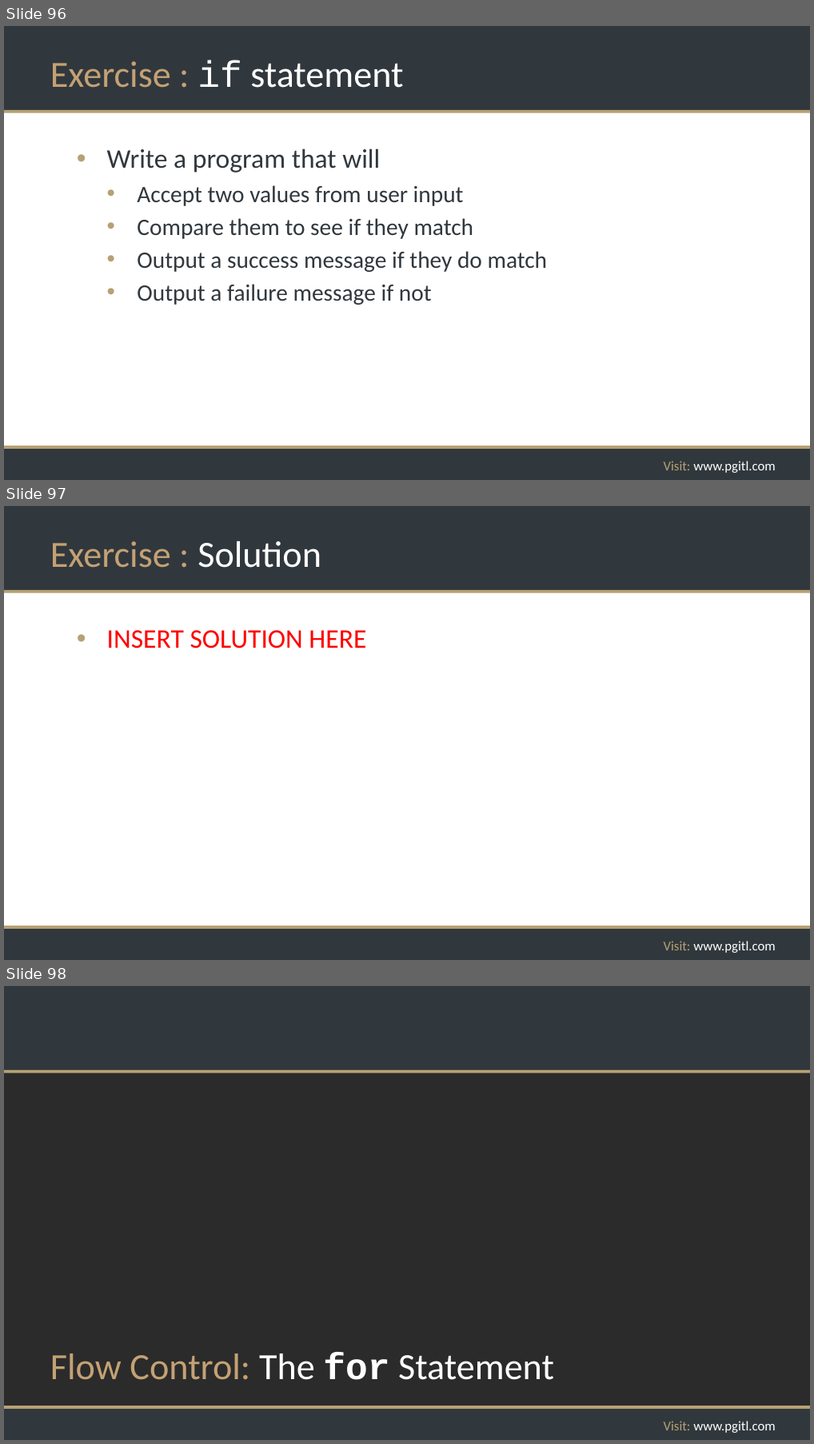
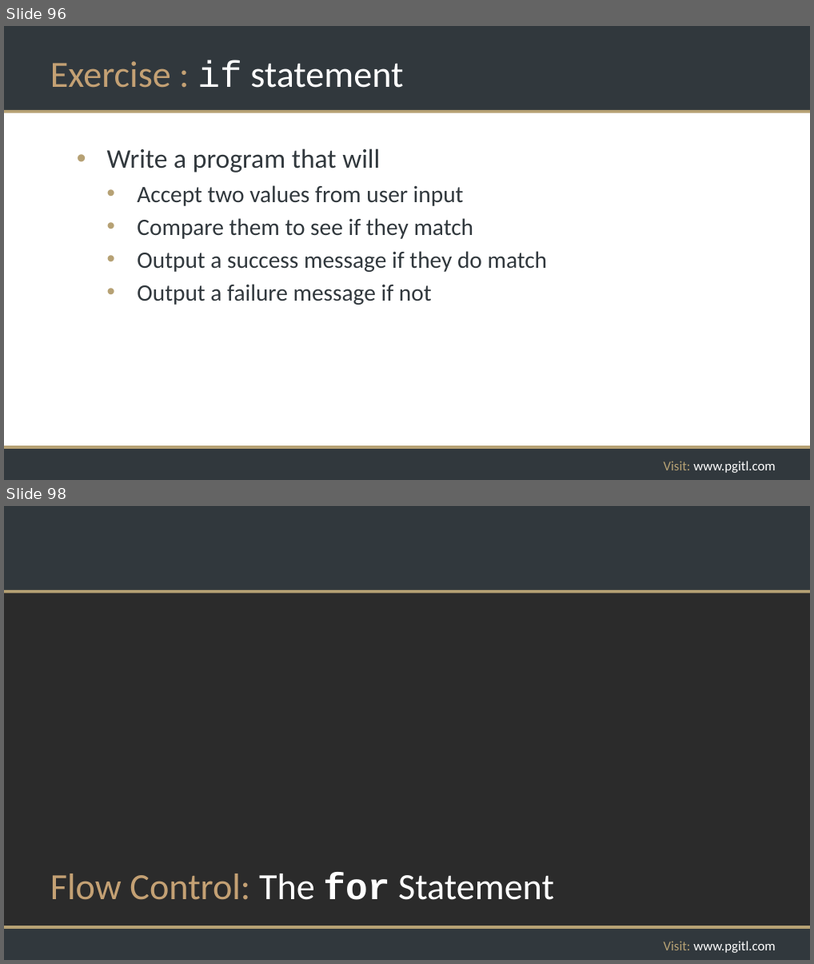
Before and after one commit to rikkouri/project-a, a slide deck: Programming Foundations.pptx. Shown one above the other, each under a label of ours: slides 96, 97 and 98 before the commit, slides 96 and 98 after it; the slides between them are not shown. The pictures are 814x1444 and 814x964 pixels, drawn with LibreOffice and Linux fonts; fonts in the diff are those of the drawing; background and template pictures are left out; a plain dark background stands for a picture behind light text. Boxes give left, top, right and bottom in pixels: in the first picture for what was removed or moved away, otherwise in the second. Text is boxed around its words. In the diff, an @@ line names an element or a change of style, - is before the commit and + after.

```diff
--- a/Programming Foundations.pptx
+++ b/Programming Foundations.pptx
@@ slide 97 removed at [4, 506, 810, 960], background #FFFFFF; not listed: 5 template elements that a slide beside it also shows @@
@@ title removed at [50, 541, 322, 568] @@
-Exercise : Solution
@@ text removed at [107, 630, 366, 648] @@
-• INSERT SOLUTION HERE
```
Also in this commit, not shown: 4 slides changed, 1 slide added, 1 other file.
